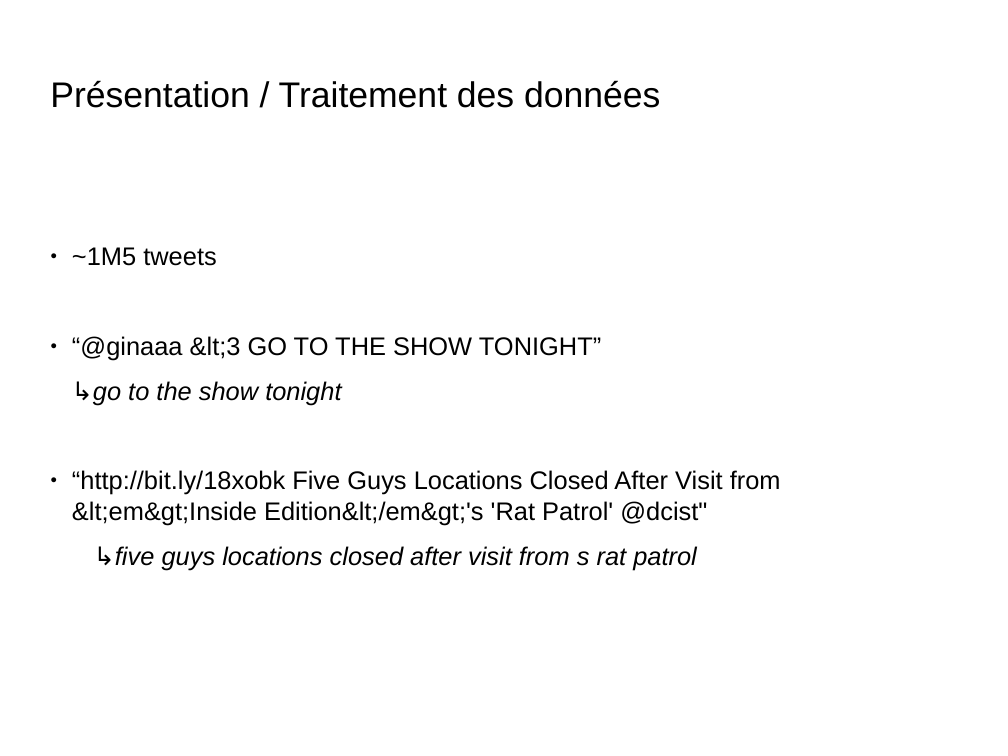
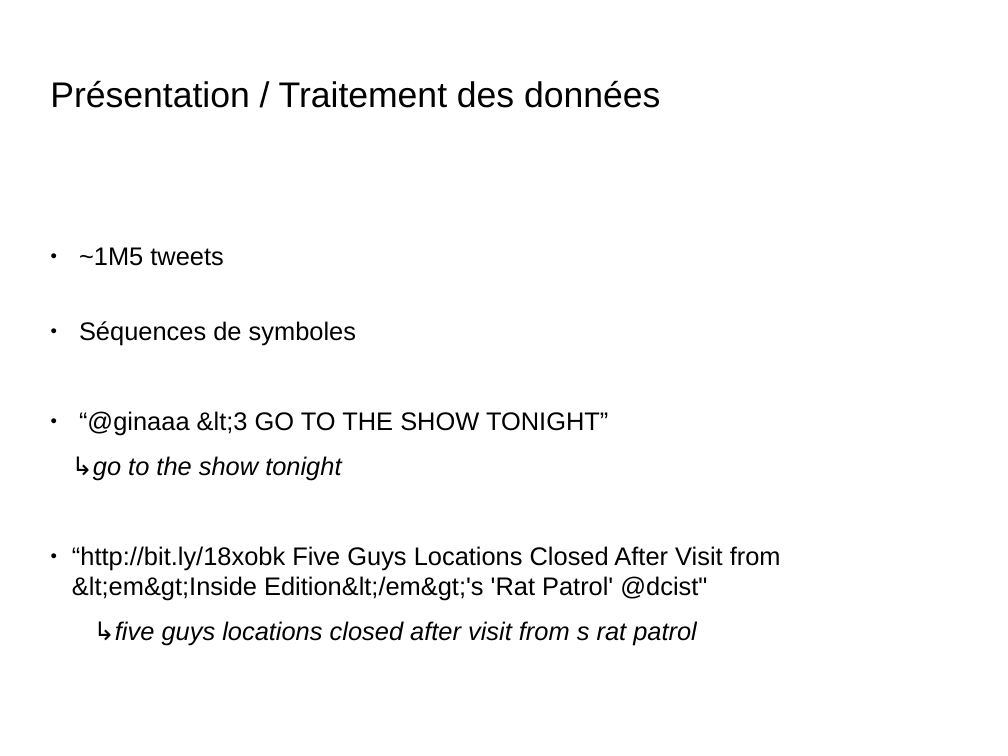
Before and after one commit to Ipsedo/TER_modele_neuronaux, a slide deck: slide 4 of presentation.odp. Drawn at 1008x756 pixels with LibreOffice and Linux fonts; fonts in the diff are those of the drawing; background and template pictures are left out. Boxes give left, top, right and bottom in pixels: in the first picture for what was removed or moved away, otherwise in the second. Text is boxed around its words. In the diff, an @@ line names an element or a change of style, - is before the commit and + after.

Commit message:
tout petit ajout

```diff
--- a/presentation.odp
+++ b/presentation.odp
@@ subtitle at (79,321,356,346): paragraph added @@
+● Séquences de symboles
```
